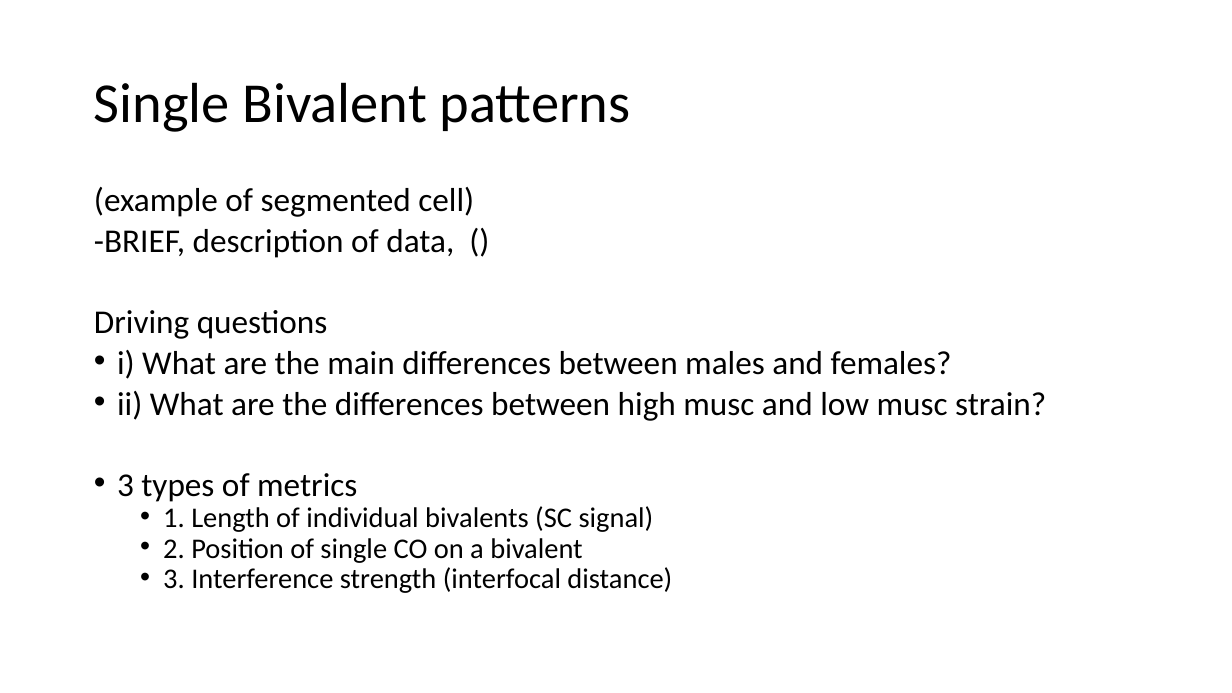
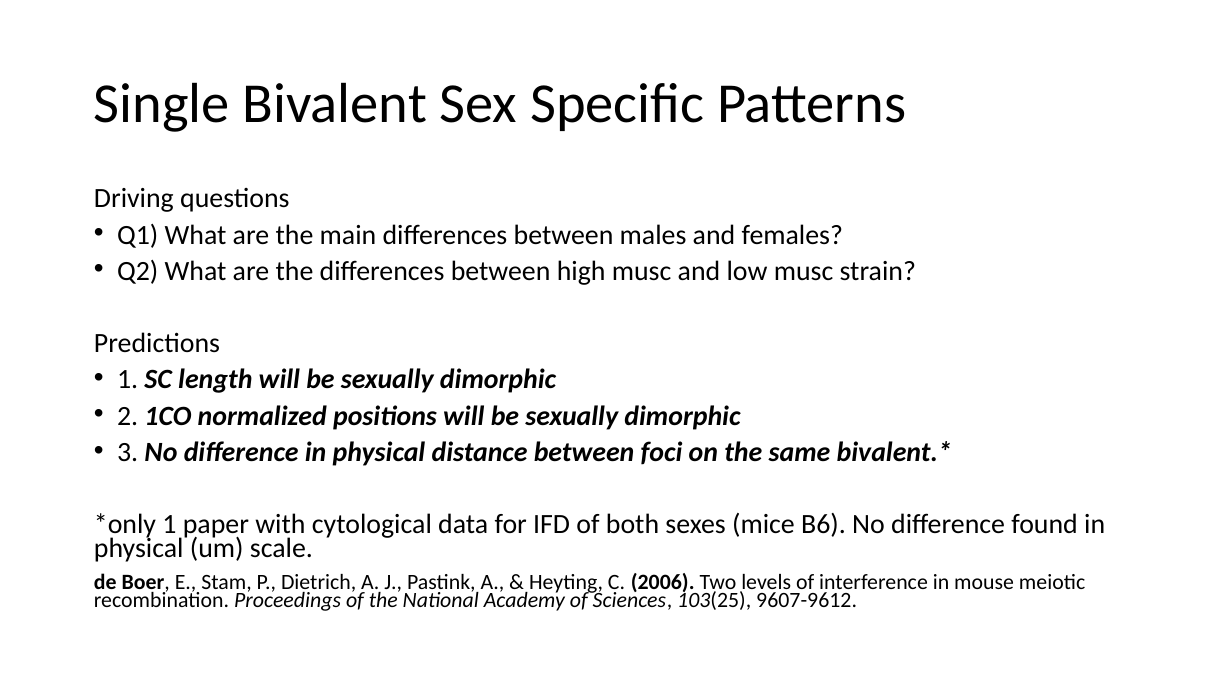
Before and after one commit to petersoapes/MLH1repo, a slide deck: slide 8 of AP_labMeeting_2.12.20.pptx (slide 7 before the commit). Drawn at 1232x693 pixels with LibreOffice and Linux fonts; fonts in the diff are those of the drawing. Boxes give left, top, right and bottom in pixels: in the first picture for what was removed or moved away, otherwise in the second. Text is boxed around its words. In the diff, an @@ line names an element or a change of style, - is before the commit and + after.

```diff
--- a/AP_labMeeting_2.12.20.pptx
+++ b/AP_labMeeting_2.12.20.pptx
@@ title at [94, 82, 906, 132]: text changed @@
-Single Bivalent patterns
+Single Bivalent Sex Specific Patterns
@@ text at [94, 187, 474, 258]: paragraphs removed @@
-(example of segmented cell)
--BRIEF, description of data, ()
@@ text at [94, 188, 289, 212]: size 25.9 to 21.7 pt in "Driving questions" @@
@@ text at [94, 223, 1105, 611]: text changed; size 25.9 to 21.7 pt @@
-• i) What are the main differences between males and females?
-• ii) What are the differences between high musc and low musc strain?
-• 3 types of metrics
-  • 1. Length of individual bivalents (SC signal)
-  • 2. Position of single CO on a bivalent
-  • 3. Interference strength (interfocal distance)
+• Q1) What are the main differences between males and females?
+• Q2) What are the differences between high musc and low musc strain?
+Predictions
+• 1. SC length will be sexually dimorphic
+• 2. 1CO normalized positions will be sexually dimorphic
+• 3. No difference in physical distance between foci on the same bivalent.*
+*only 1 paper with cytological data for IFD of both sexes (mice B6). No difference found in physical (um) scale.
+de Boer, E., Stam, P., Dietrich, A. J., Pastink, A., & Heyting, C. (2006). Two levels of interference in mouse meiotic recombination. Proceedings of the National Academy of Sciences, 103(25), 9607-9612.
```
Also in this commit, not shown: 3 other slides changed, 6 slides added, 3 slides removed.
